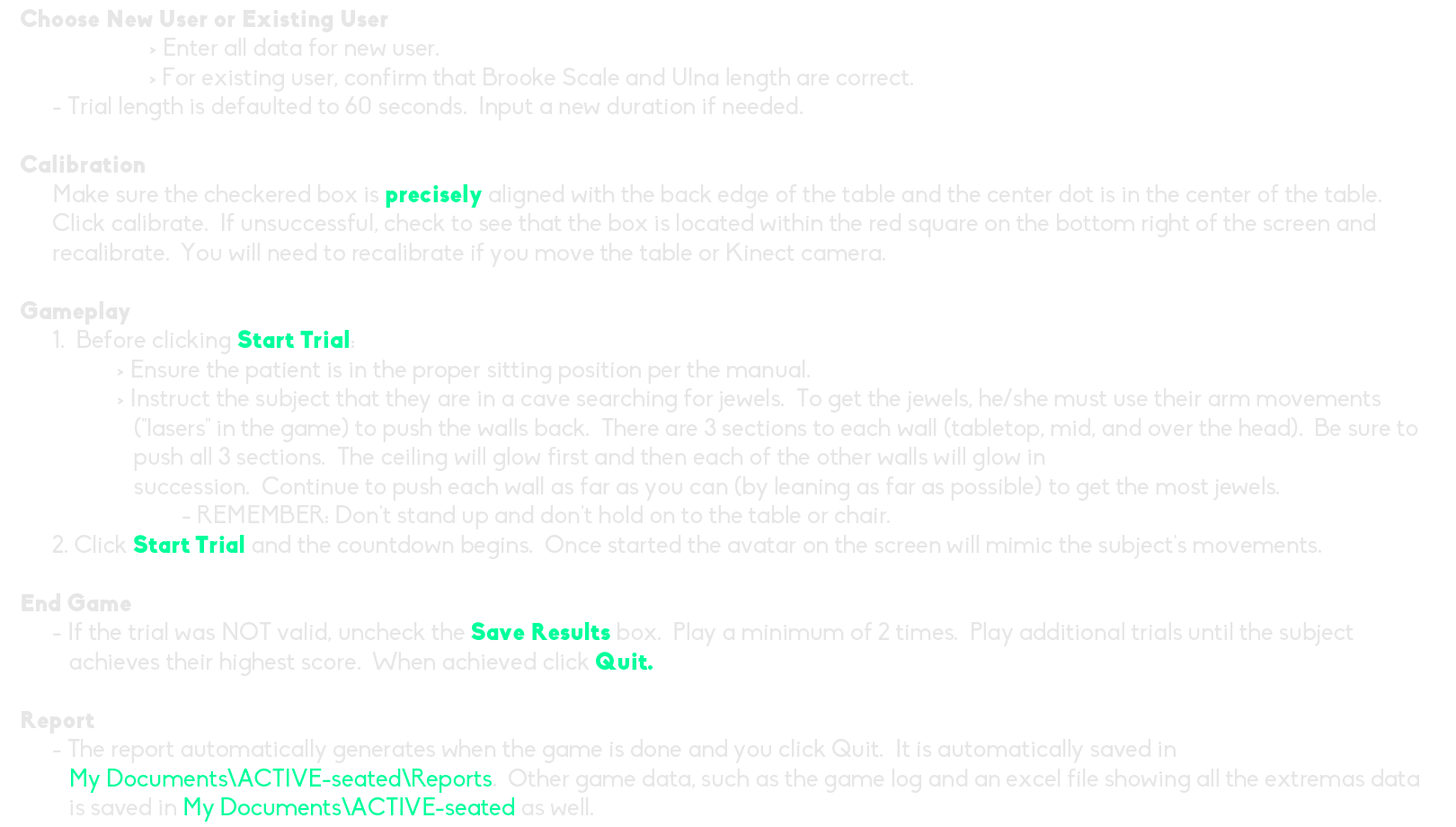
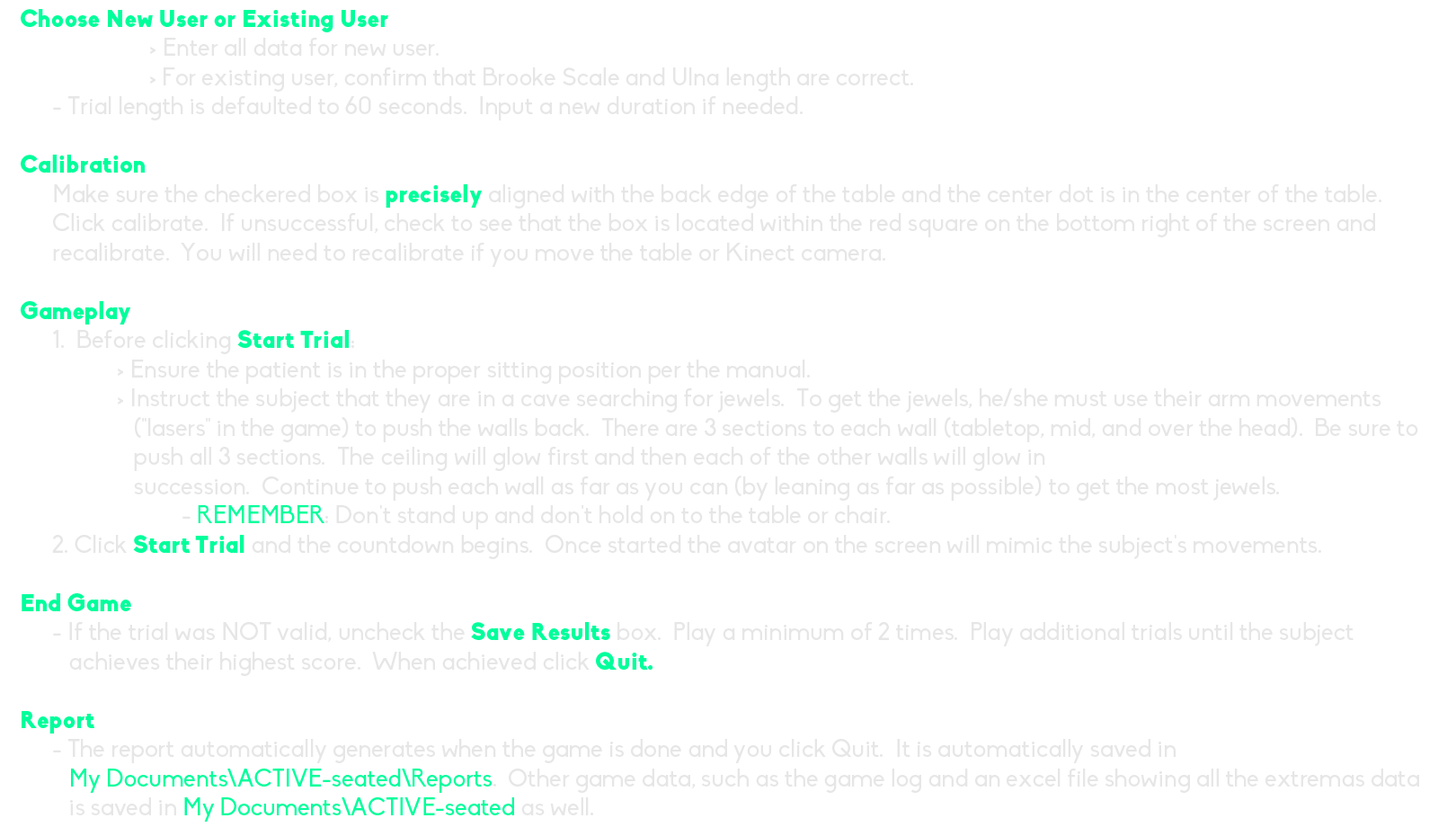
Before/after of a 1456×827 layered artwork. What changed in the layer stack:
painted on "Choose New User or Existing User > Enter all data for new u" over 20, 8, 389, 734
